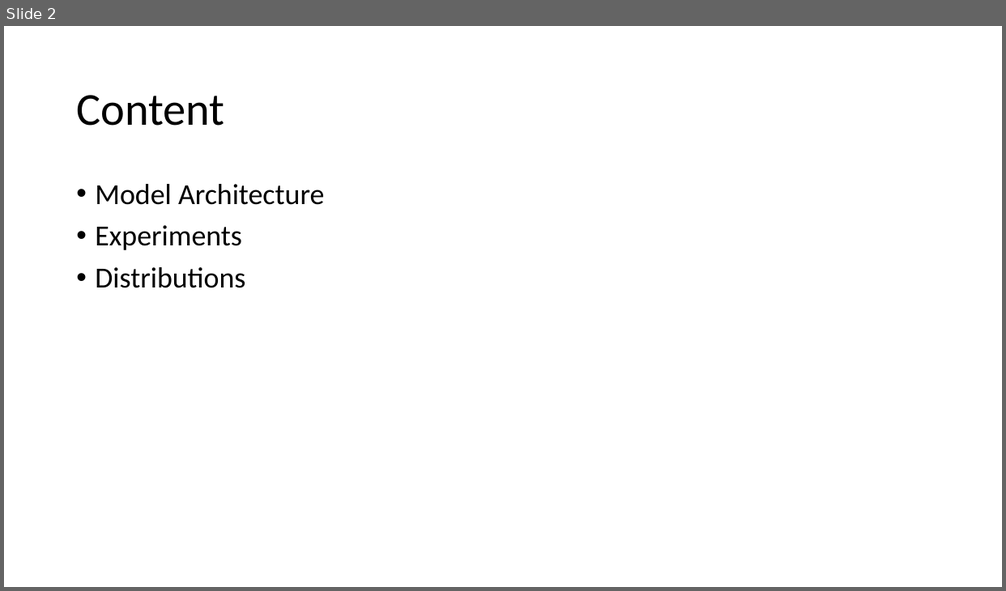
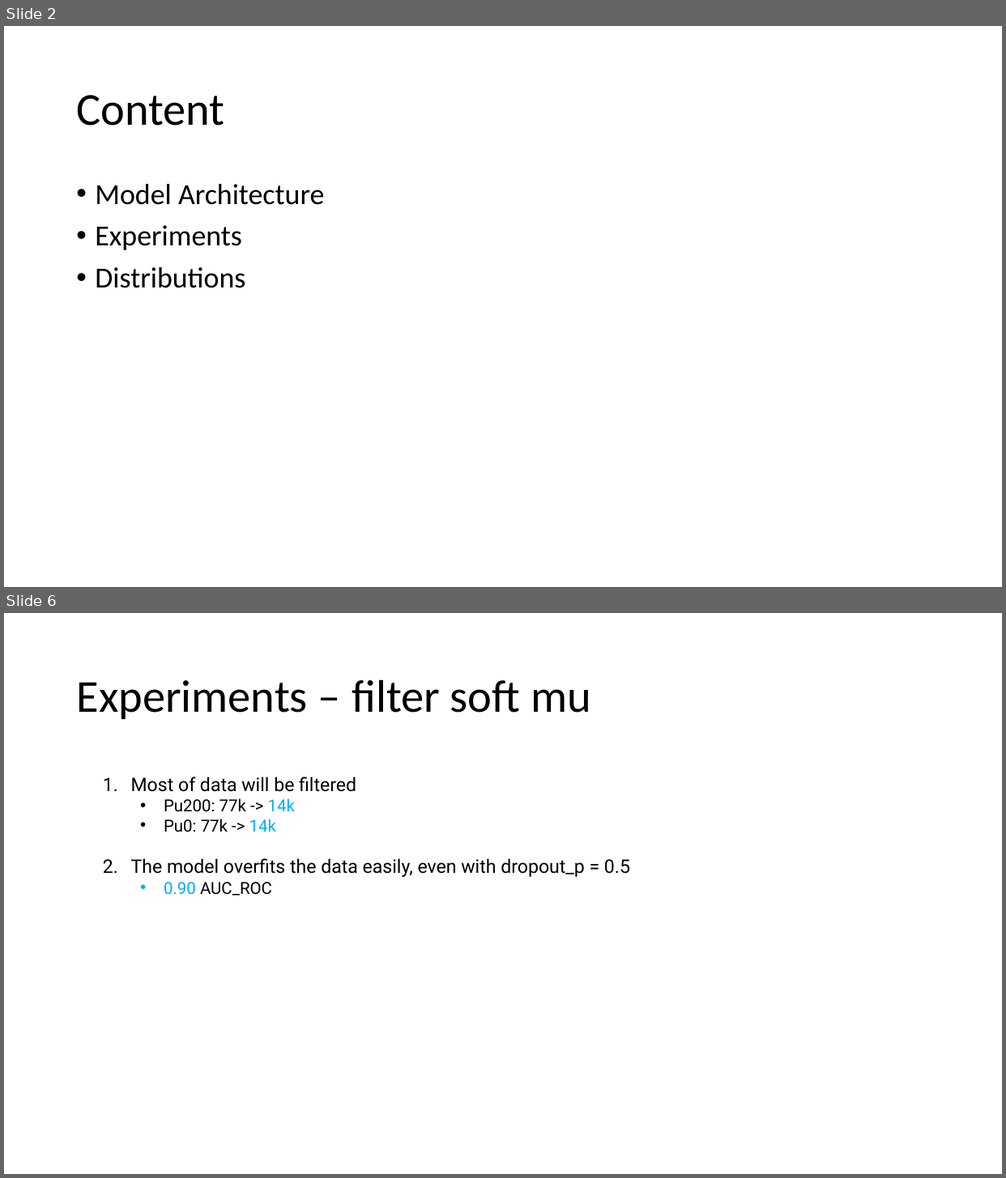
Before and after one commit to ekoenig4/Tau3MuGNNs, a slide deck: Tau3MuGNNs.pptx. Shown one above the other, each under a label of ours: slide 2 before the commit, slides 2 and 6 after it; the slides between them are not shown. The pictures are 1006x591 and 1006x1178 pixels, drawn with LibreOffice and Linux fonts; fonts in the diff are those of the drawing. Boxes give left, top, right and bottom in pixels: in the first picture for what was removed or moved away, otherwise in the second. Text is boxed around its words. In the diff, an @@ line names an element or a change of style, - is before the commit and + after.

```diff
--- a/Tau3MuGNNs.pptx
+++ b/Tau3MuGNNs.pptx
@@ slide 6 added at (4,613,1002,1174), background #FFFFFF @@
@@ title added at (76,679,591,719), 44 pt, text #000000 @@
+Experiments – filter soft mu
@@ text added at (131,777,630,896), 18 pt, text #000000 @@
+1. Most of data will be filtered
+  • Pu200: 77k -> 14k
+  • Pu0: 77k -> 14k
+2. The model overfits the data easily, even with dropout_p = 0.5
+  • 0.90 AUC_ROC
```
Also in this commit, not shown: 2 slides changed, 3 other slides added, 16 slides removed, 6 other files.
